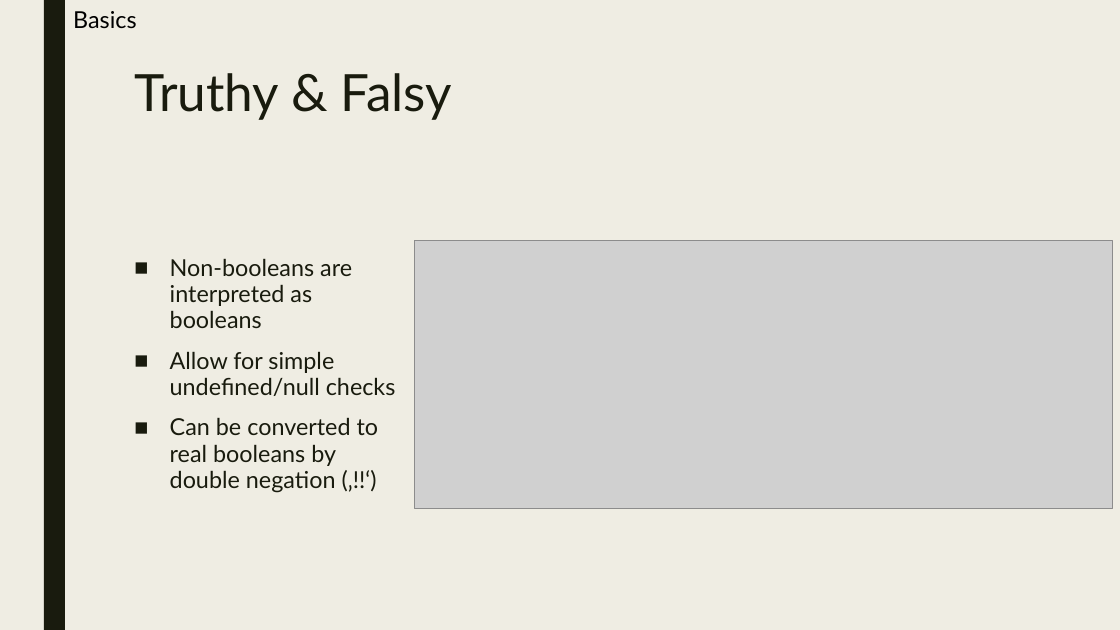
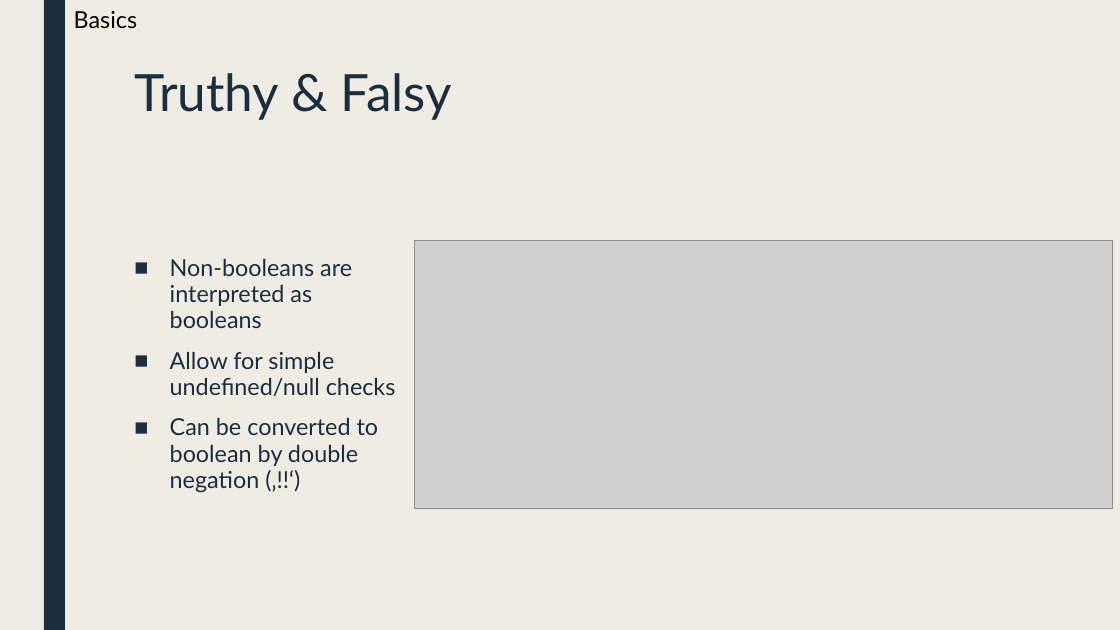
Before and after one commit to manuelhuber/typescript, a slide deck: slide 13 of Typescript.pptx (slide 10 before the commit). Drawn at 1120x630 pixels with LibreOffice and Linux fonts; fonts in the diff are those of the drawing; grey boxes stand for pictures. Boxes give left, top, right and bottom in pixels: in the first picture for what was removed or moved away, otherwise in the second. Text is boxed around its words. In the diff, an @@ line names an element or a change of style, - is before the commit and + after.

Commit message:
updated presentation

```diff
--- a/Typescript.pptx
+++ b/Typescript.pptx
@@ rectangle at bbox=[44, 0, 65, 630]: fill #191B0E to #1A2E40 @@
@@ title "Truthy & Falsy" at bbox=[134, 73, 452, 120]: text colour #191B0E to #1A2E40 @@
@@ text at bbox=[170, 258, 396, 396]: text colour #191B0E to #1A2E40 in "Non-booleans are interpreted as booleans", "Allow for simple undefined/null checks" @@
@@ text at bbox=[170, 417, 379, 493]: text changed; text colour #191B0E to #1A2E40 @@
-■ Can be converted to real booleans by double negation (‚!!‘)
+■ Can be converted to boolean by double negation (‚!!‘)
```
Also in this commit, not shown: 9 other slides changed, 38 slides added, 2 other files.
